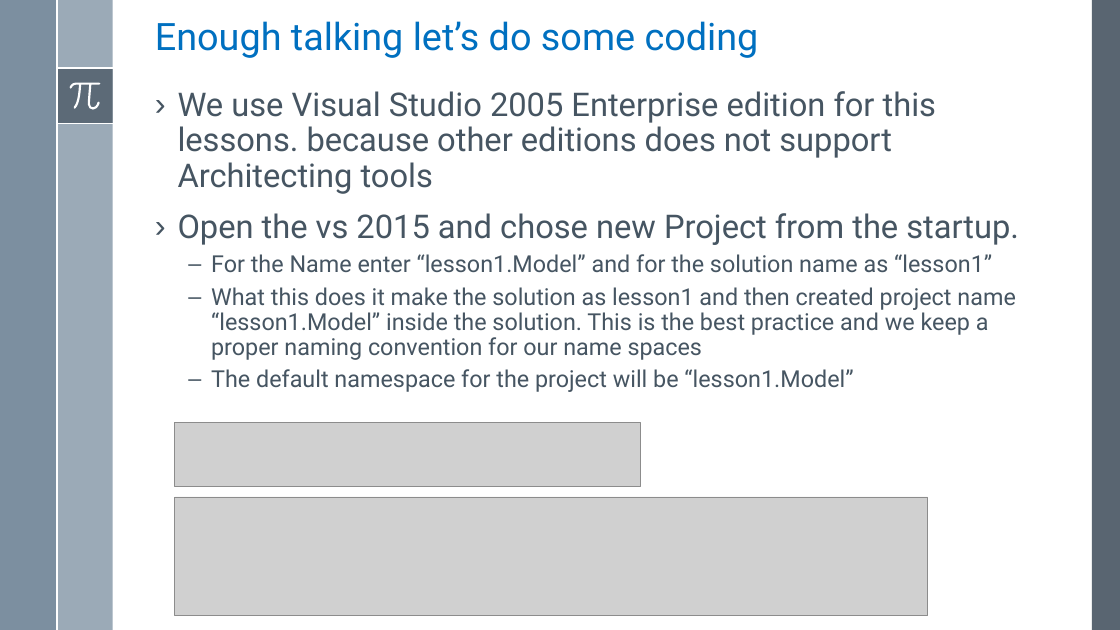
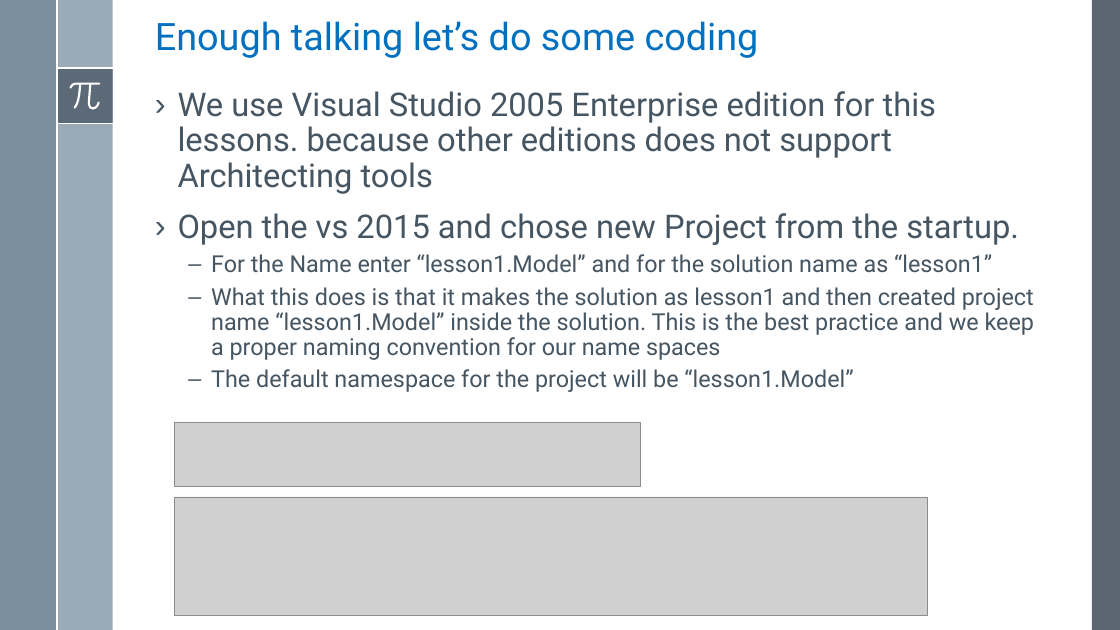
Before and after one commit to asachanxxx/WebApiTraning, a slide deck: slide 19 of Notes/Lesson 1/Lesson 1 - Implement First Bound Context Using Entity Framework.pptx (slide 21 before the commit). Drawn at 1120x630 pixels with LibreOffice and Linux fonts; fonts in the diff are those of the drawing; grey boxes stand for pictures. Boxes give left, top, right and bottom in pixels: in the first picture for what was removed or moved away, otherwise in the second. Text is boxed around its words. In the diff, an @@ line names an element or a change of style, - is before the commit and + after.

```diff
--- a/Notes/Lesson 1/Lesson 1 - Implement First Bound Context Using Entity Framework.pptx
+++ b/Notes/Lesson 1/Lesson 1 - Implement First Bound Context Using Entity Framework.pptx
@@ text at <box>211,287,1034,360</box>: text changed @@
-  – What this does it make the solution as lesson1 and then created project name “lesson1.Model” inside the solution. This is the best practice and we keep a proper naming convention for our name spaces
+  – What this does is that it makes the solution as lesson1 and then created project name “lesson1.Model” inside the solution. This is the best practice and we keep a proper naming convention for our name spaces
```
Also in this commit, not shown: 1 other slide changed, 3 slides added, 3 slides removed.
